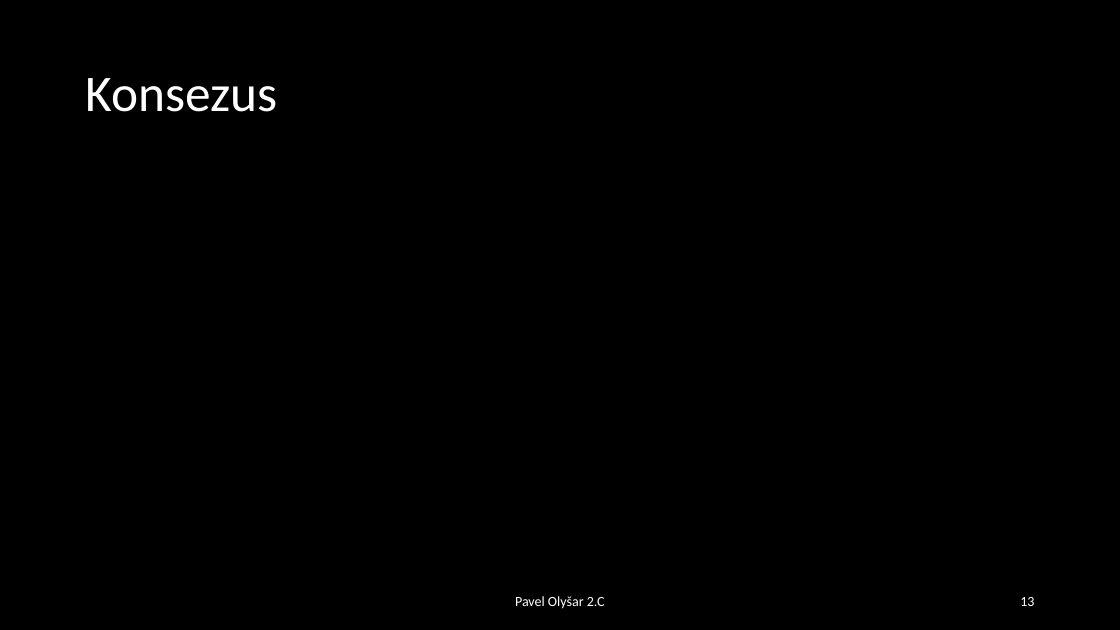
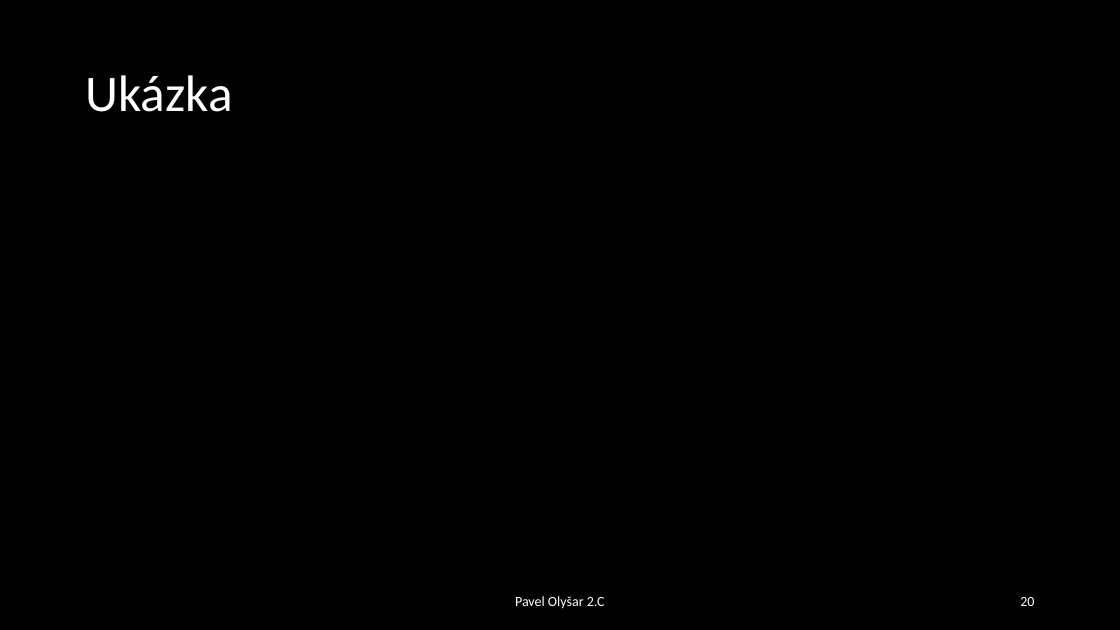
Before and after one commit to PavelOlysar/BlockchainProject, a slide deck: slide 20 of Skripta/Blockchain - Pavel Olyšar.pptx (slide 13 before the commit). Drawn at 1120x630 pixels with LibreOffice and Linux fonts; fonts in the diff are those of the drawing. Boxes give left, top, right and bottom in pixels: in the first picture for what was removed or moved away, otherwise in the second. Text is boxed around its words. In the diff, an @@ line names an element or a change of style, - is before the commit and + after.

```diff
--- a/Skripta/Blockchain - Pavel Olyšar.pptx
+++ b/Skripta/Blockchain - Pavel Olyšar.pptx
@@ title at box(85, 75, 232, 112): text changed @@
-Konsezus
+Ukázka
@@ page number at box(1020, 597, 1034, 606): text changed @@
-13
+20
```
Also in this commit, not shown: 3 other slides changed, 8 slides added, 1 slide removed.
